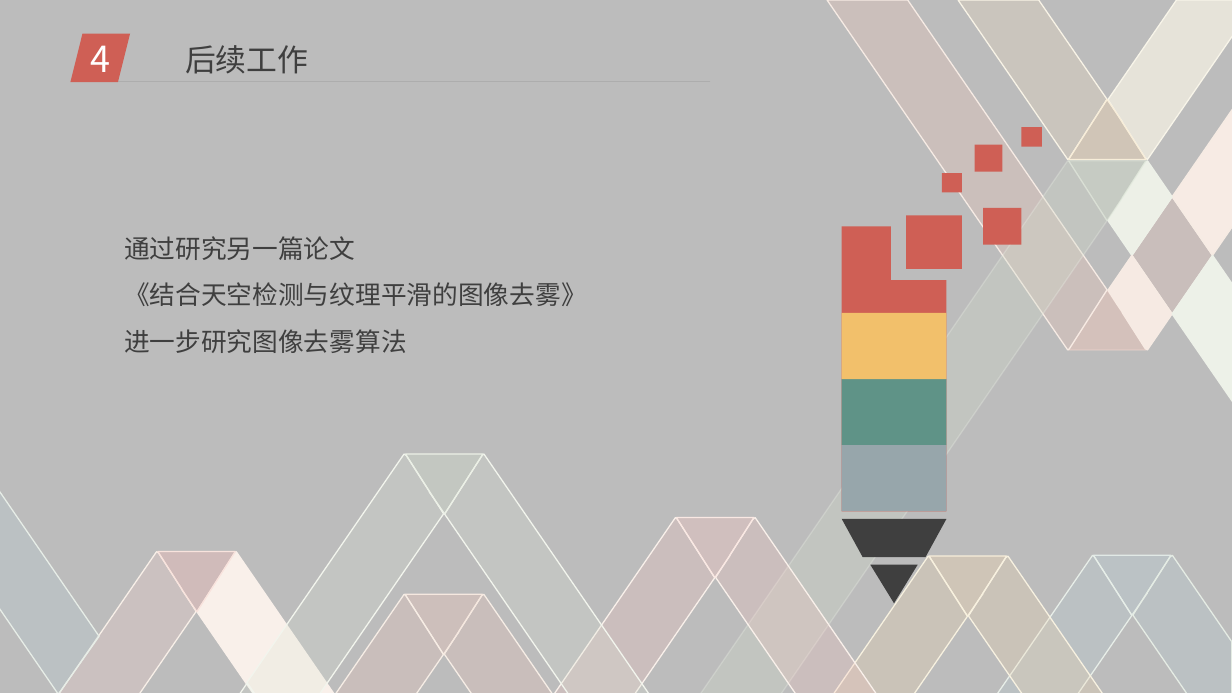
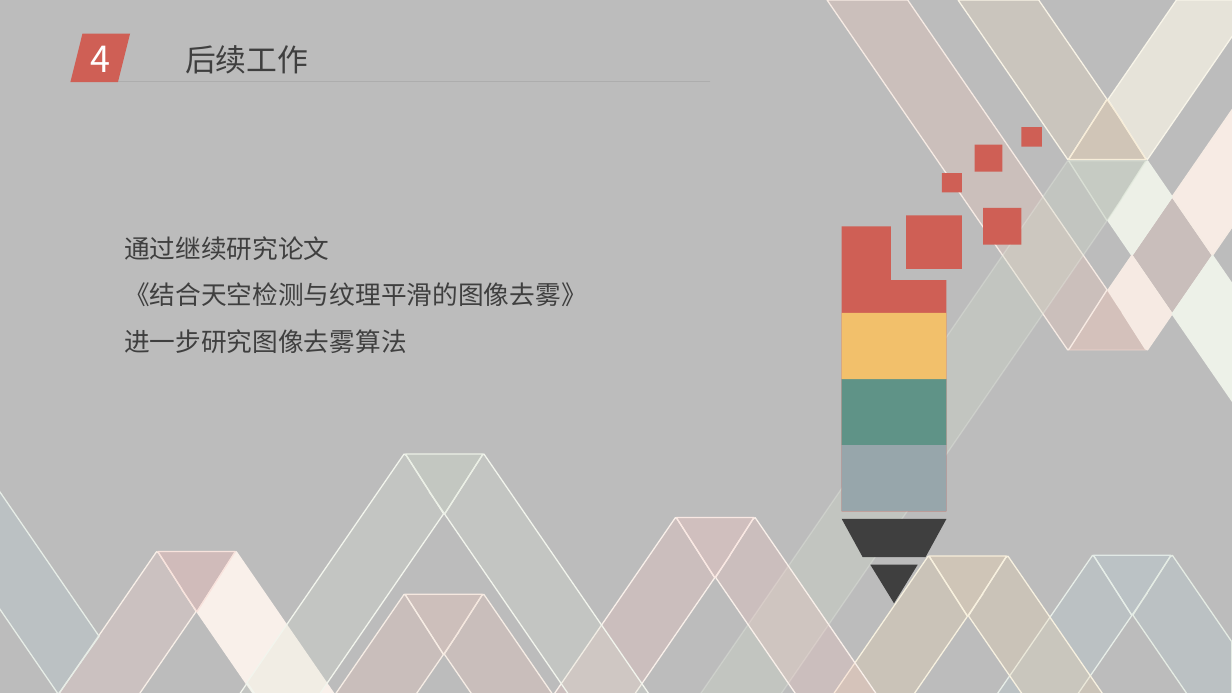
Before and after one commit to DigitalMedia2017-20/Mid-term, a slide deck: slide 16 of pre.ppt (slide 12 before the commit). Drawn at 1232x693 pixels with LibreOffice and Linux fonts; fonts in the diff are those of the drawing; background and template pictures are left out. Boxes give left, top, right and bottom in pixels: in the first picture for what was removed or moved away, otherwise in the second. Text is boxed around its words. In the diff, an @@ line names an element or a change of style, - is before the commit and + after.

```diff
--- a/pre.ppt
+++ b/pre.ppt
@@ text at box(124, 236, 330, 260): text changed @@
-通过研究另一篇论文
+通过继续研究论文
```
Also in this commit, not shown: 3 other slides changed, 4 slides added.
